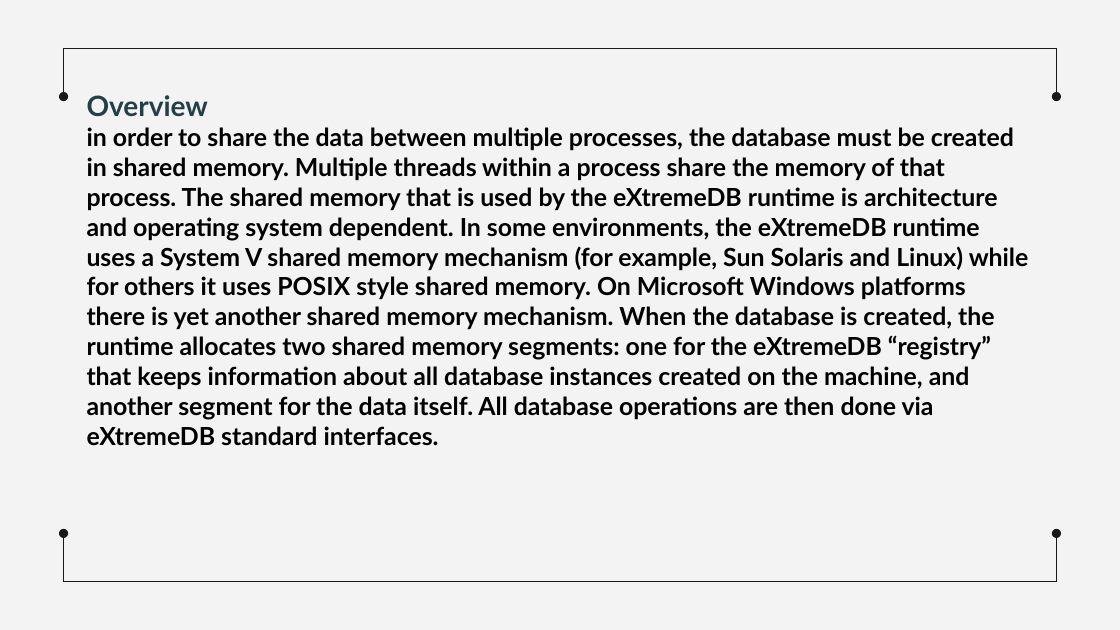
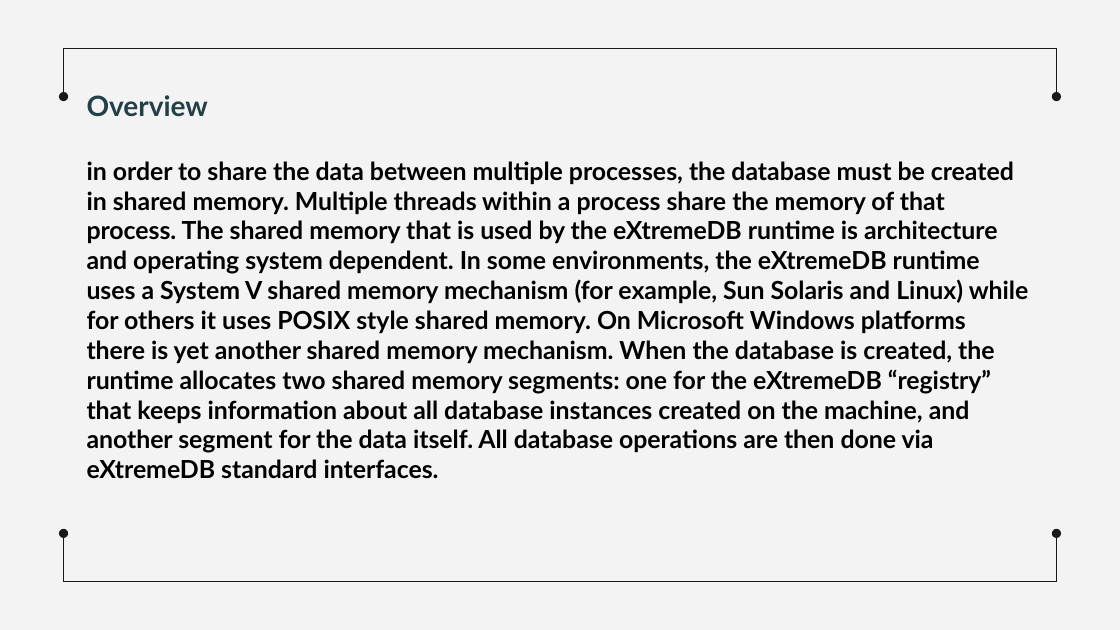
Before and after one commit to MahmoudEssam707/Operating-System, a slide deck: slide 18 of Presentaion on Shared Memory Machines/Sharing Memory Machines - Copy.pptx. Drawn at 1120x630 pixels with LibreOffice and Linux fonts; fonts in the diff are those of the drawing. Boxes give left, top, right and bottom in pixels: in the first picture for what was removed or moved away, otherwise in the second. Text is boxed around its words. In the diff, an @@ line names an element or a change of style, - is before the commit and + after.

```diff
--- a/Presentaion on Shared Memory Machines/Sharing Memory Machines - Copy.pptx
+++ b/Presentaion on Shared Memory Machines/Sharing Memory Machines - Copy.pptx
@@ text "Overview" rewrapped from [87, 95, 1029, 446] to [87, 95, 1029, 479] @@
```
Also in this commit, not shown: 3 other slides changed.
